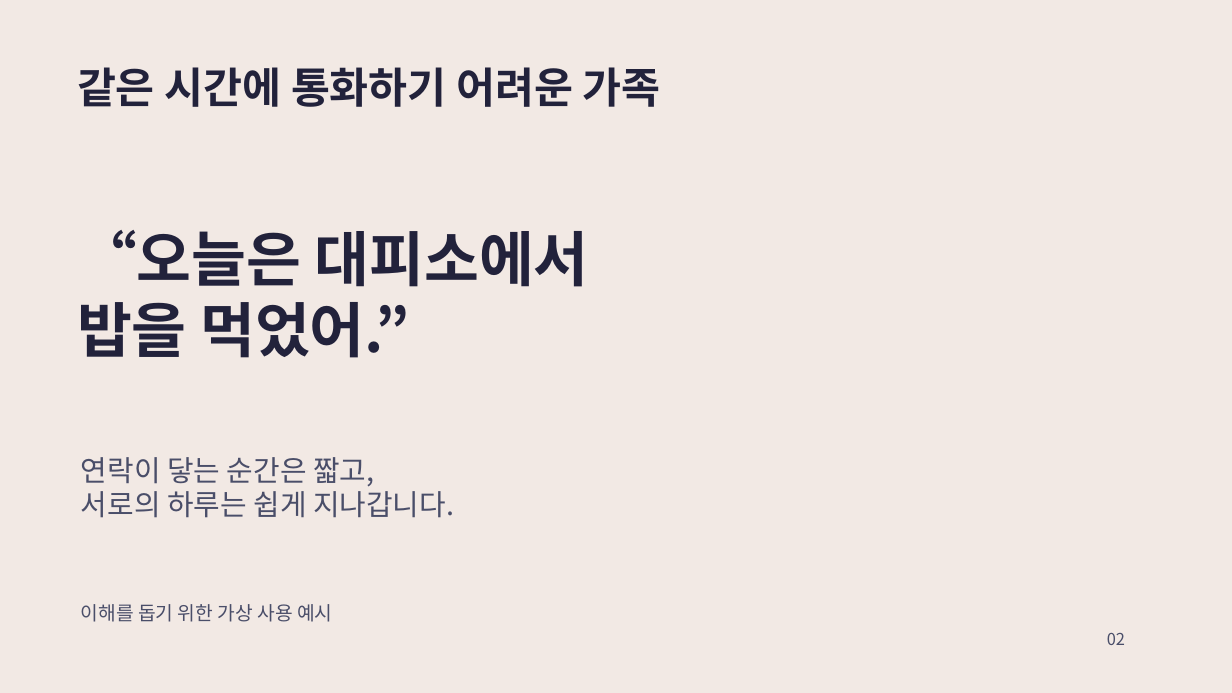
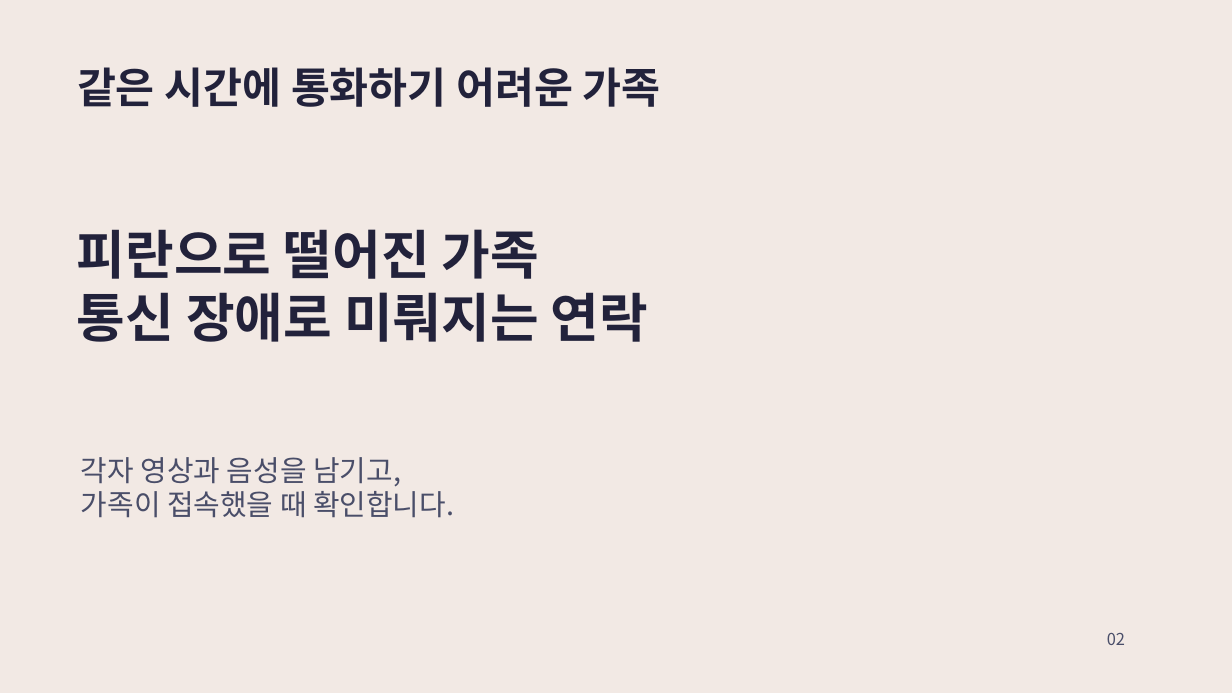
Before and after one commit to JeongHanAh/2026COM-s-Hackathon, a slide deck: slide 2 of submission/01_발표자료.pptx. Drawn at 1232x693 pixels with LibreOffice and Linux fonts; fonts in the diff are those of the drawing. Boxes give left, top, right and bottom in pixels: in the first picture for what was removed or moved away, otherwise in the second. Text is boxed around its words. In the diff, an @@ line names an element or a change of style, - is before the commit and + after.

```diff
--- a/submission/01_발표자료.pptx
+++ b/submission/01_발표자료.pptx
@@ text at [77, 229, 648, 342]: text changed; size 46.5 to 41.2 pt @@
-“오늘은 대피소에서
-밥을 먹었어.”
+피란으로 떨어진 가족
+통신 장애로 미뤄지는 연락
@@ text at [81, 457, 454, 518]: text changed @@
-연락이 닿는 순간은 짧고,
-서로의 하루는 쉽게 지나갑니다.
+각자 영상과 음성을 남기고,
+가족이 접속했을 때 확인합니다.
@@ text removed at [81, 604, 332, 622] @@
-이해를 돕기 위한 가상 사용 예시
```
Also in this commit, not shown: 2 other slides changed, 10 other files.
